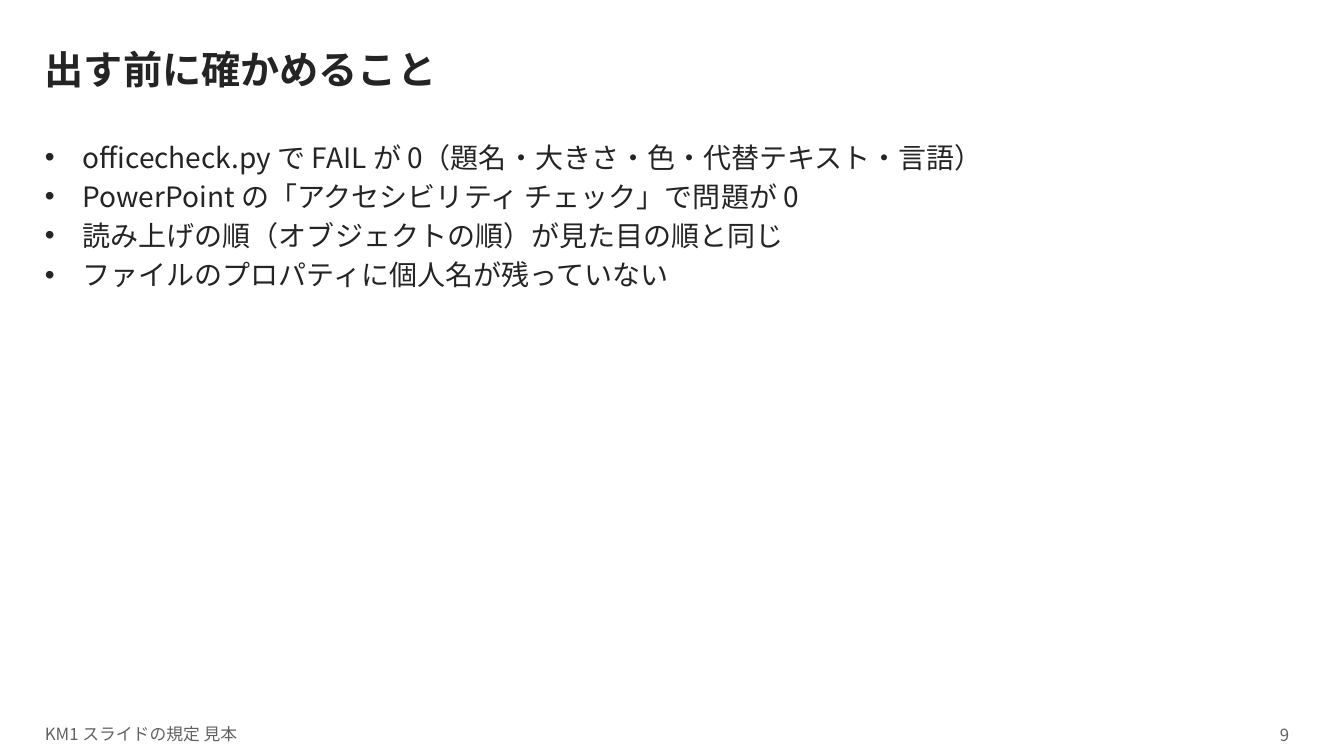
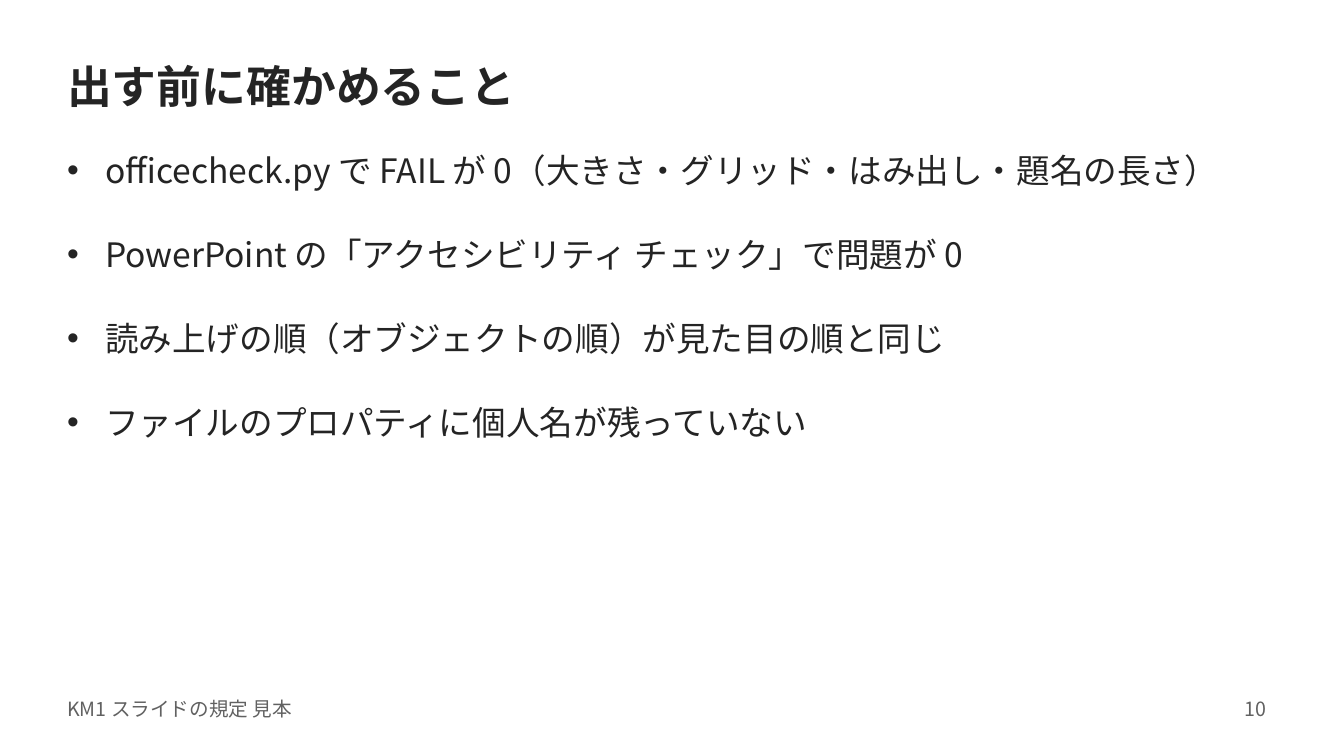
Before and after one commit to kami2news/km1-design-system, a slide deck: slide 10 of dist/KM1_スライド見本.pptx (slide 9 before the commit). Drawn at 1344x756 pixels with LibreOffice and Linux fonts; fonts in the diff are those of the drawing. Boxes give left, top, right and bottom in pixels: in the first picture for what was removed or moved away, otherwise in the second. Text is boxed around its words. In the diff, an @@ line names an element or a change of style, - is before the commit and + after.

```diff
--- a/dist/KM1_スライド見本.pptx
+++ b/dist/KM1_スライド見本.pptx
@@ title "出す前に確かめること": place and size @@
-title "出す前に確かめること" at [45, 50, 436, 88]
+title "出す前に確かめること" at [67, 65, 515, 107]
@@ title "出す前に確かめること" at [67, 65, 515, 107]: size 28 to 32 pt; line spacing 1 to 40pt @@
@@ text "officecheck.py で FAIL が 0（大きさ・グリッド・はみ出し・題名の長さ）": place and size @@
-text "officecheck.py で FAIL が 0（大きさ・グリッド・はみ出し・題名の長さ）" at [83, 144, 983, 288]
+text "officecheck.py で FAIL が 0（大きさ・グリッド・はみ出し・題名の長さ）" at [105, 154, 1218, 438]
@@ text at [105, 154, 1218, 191]: text changed; size 20 to 24 pt @@
-• officecheck.py で FAIL が 0（題名・大きさ・色・代替テキスト・言語）
+• officecheck.py で FAIL が 0（大きさ・グリッド・はみ出し・題名の長さ）
@@ text at [105, 238, 963, 438]: size 20 to 24 pt in "PowerPoint の「アクセシビリティ チェック」で問題が 0", "読み上げの順（オブジェクトの順）が見た目の順と同じ", "ファイルのプロパティに個人名が残っていない"; line spacing 1 to 32pt; more space between paragraphs @@
@@ text "KM1 スライドの規定 見本": place and size @@
-text "KM1 スライドの規定 見本" at [45, 726, 238, 742]
+text "KM1 スライドの規定 見本" at [67, 699, 292, 718]
@@ text "KM1 スライドの規定 見本" at [67, 699, 292, 718]: size 12 to 14 pt @@
@@ page number added at [1245, 701, 1267, 716], 14 pt, text #616161 @@
+10
@@ page number removed at [1280, 728, 1289, 741] @@
-9
```
Also in this commit, not shown: 6 other slides changed, 3 slides added, 2 slides removed, 7 other files.
